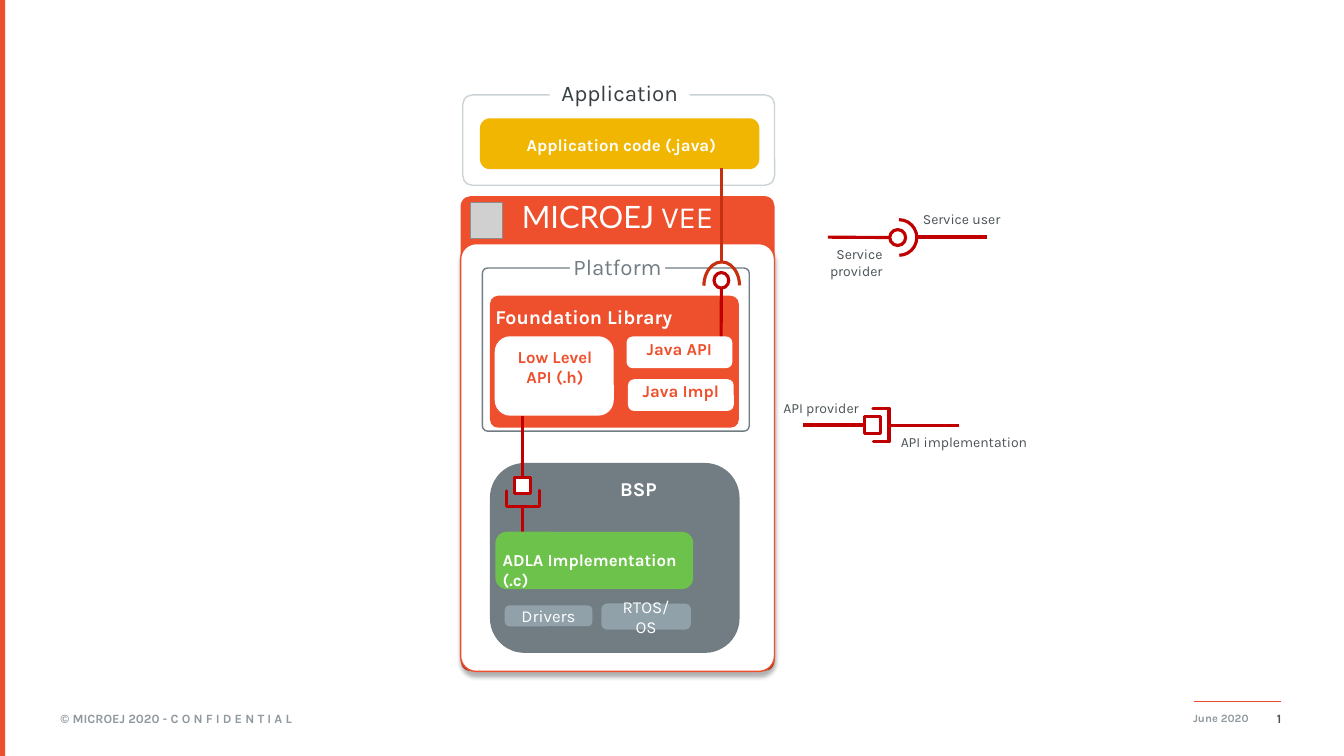
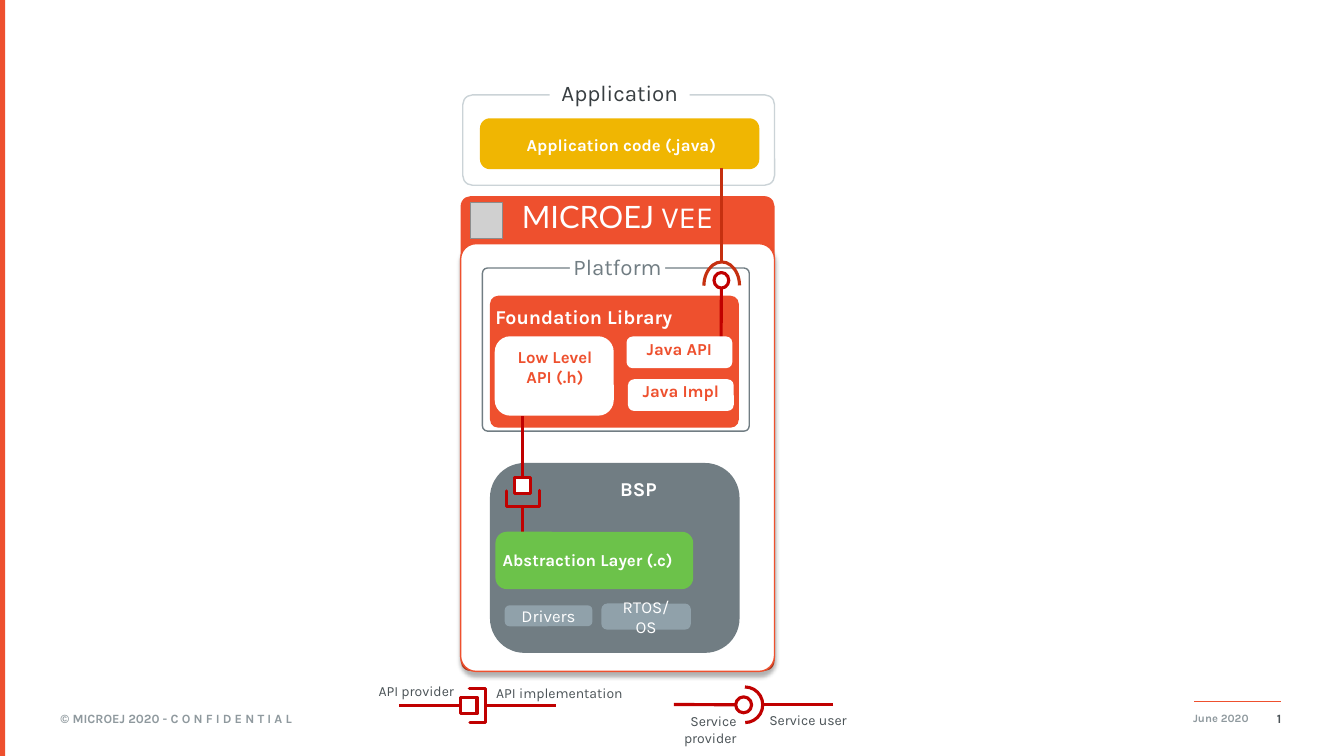
Before and after one commit to MicroEJ/docs, a slide deck: slide 1 of PlatformDeveloperGuide/images/overview-platform-qualification.pptx. Drawn at 1344x756 pixels with LibreOffice and Linux fonts; fonts in the diff are those of the drawing; grey boxes stand for pictures; background and template pictures are left out. Boxes give left, top, right and bottom in pixels: in the first picture for what was removed or moved away, otherwise in the second. Text is boxed around its words. In the diff, an @@ line names an element or a change of style, - is before the commit and + after.

Commit message:
Use Abstraction Layer instead of ADLA and rework figure 1

```diff
--- a/PlatformDeveloperGuide/images/overview-platform-qualification.pptx
+++ b/PlatformDeveloperGuide/images/overview-platform-qualification.pptx
@@ text at [503,553,673,570]: text changed @@
-ADLA Implementation (.c)
+Abstraction Layer (.c)
@@ text "API provider": place and size @@
-text "API provider" at [783,403,858,416]
+text "API provider" at [379,686,453,699]
@@ text "API implementation": place and size @@
-text "API implementation" at [901,437,1027,451]
+text "API implementation" at [496,688,622,701]
@@ 2 lines, 1 freeform shape, 1 rectangle: place and size @@
-2 lines, 1 freeform shape, 1 rectangle at [803,408,960,442]
+2 lines, 1 freeform shape, 1 rectangle at [399,689,556,722]
@@ text "Service provider": place and size @@
-text "Service provider" at [830,249,882,279]
+text "Service provider" at [684,716,736,746]
@@ 2 lines, 1 arc (boxed as its full ellipse): place and size @@
-2 lines, 1 arc (boxed as its full ellipse) at [828,220,987,255]
+2 lines, 1 arc (boxed as its full ellipse) at [675,688,834,723]
@@ ellipse: place and size @@
-ellipse at [890,230,906,246]
+ellipse at [736,697,752,713]
@@ text "Service user": place and size @@
-text "Service user" at [923,214,1000,224]
+text "Service user" at [769,715,847,725]
```
Also in this commit, not shown: 1 slide added, 2 other files.
